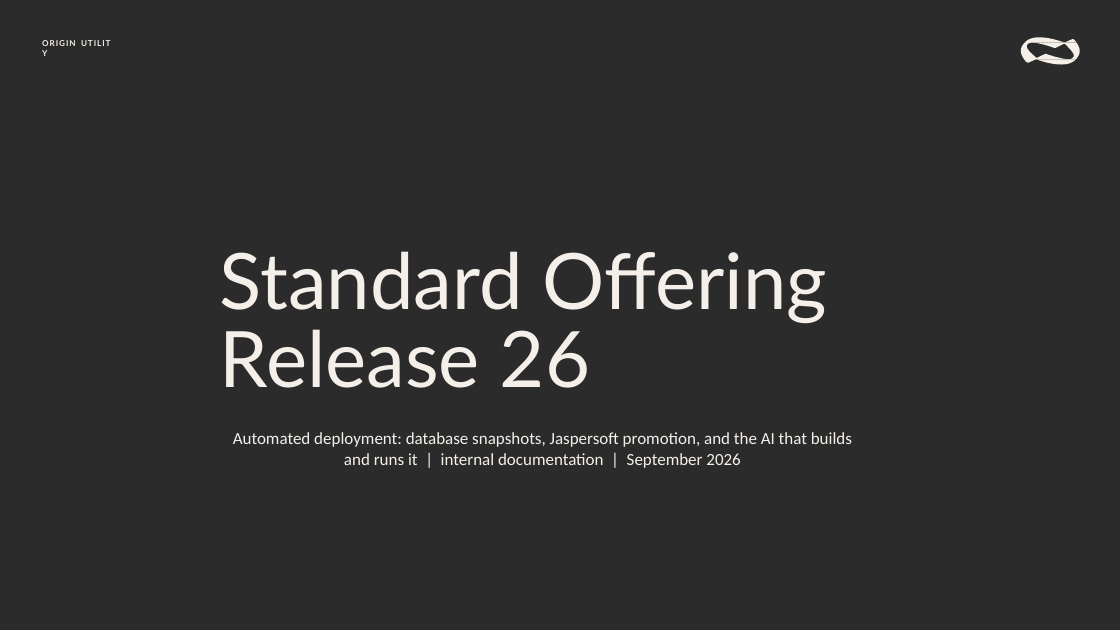
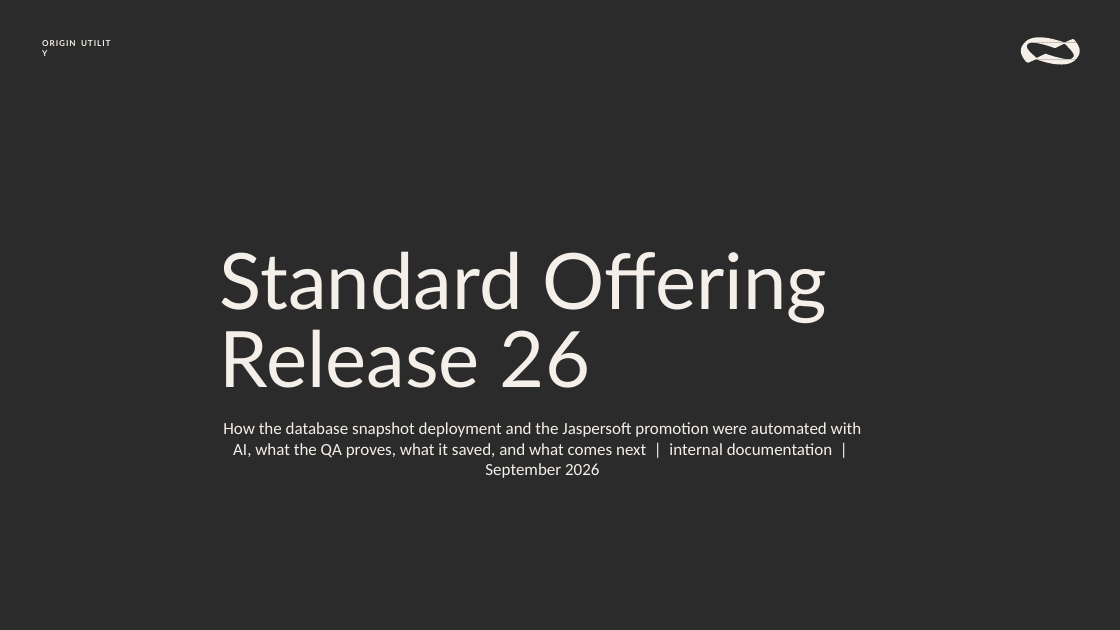
Before and after one commit to chasepowers59/OriginBA, a slide deck: slide 1 of jaspersoft/docs/OriginBA_Automated_Deployment.pptx. Drawn at 1120x630 pixels with LibreOffice and Linux fonts; fonts in the diff are those of the drawing; background and template pictures are left out; a plain dark background stands for a picture behind light text. Boxes give left, top, right and bottom in pixels: in the first picture for what was removed or moved away, otherwise in the second. Text is boxed around its words. In the diff, an @@ line names an element or a change of style, - is before the commit and + after.

```diff
--- a/jaspersoft/docs/OriginBA_Automated_Deployment.pptx
+++ b/jaspersoft/docs/OriginBA_Automated_Deployment.pptx
@@ text at [223, 422, 862, 478]: text changed @@
-Automated deployment: database snapshots, Jaspersoft promotion, and the AI that builds and runs it | internal documentation | September 2026
+How the database snapshot deployment and the Jaspersoft promotion were automated with AI, what the QA proves, what it saved, and what comes next | internal documentation | September 2026
```
Also in this commit, not shown: 9 other slides changed, 6 slides added, 2 slides removed, 4 other files.
